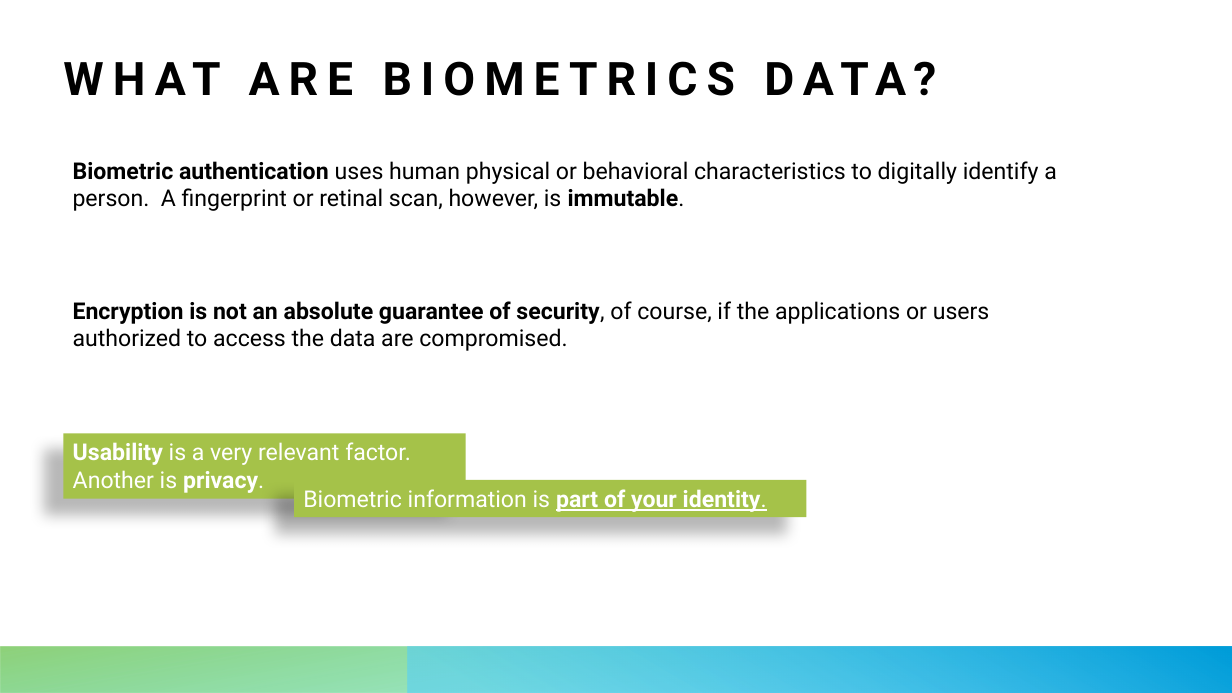
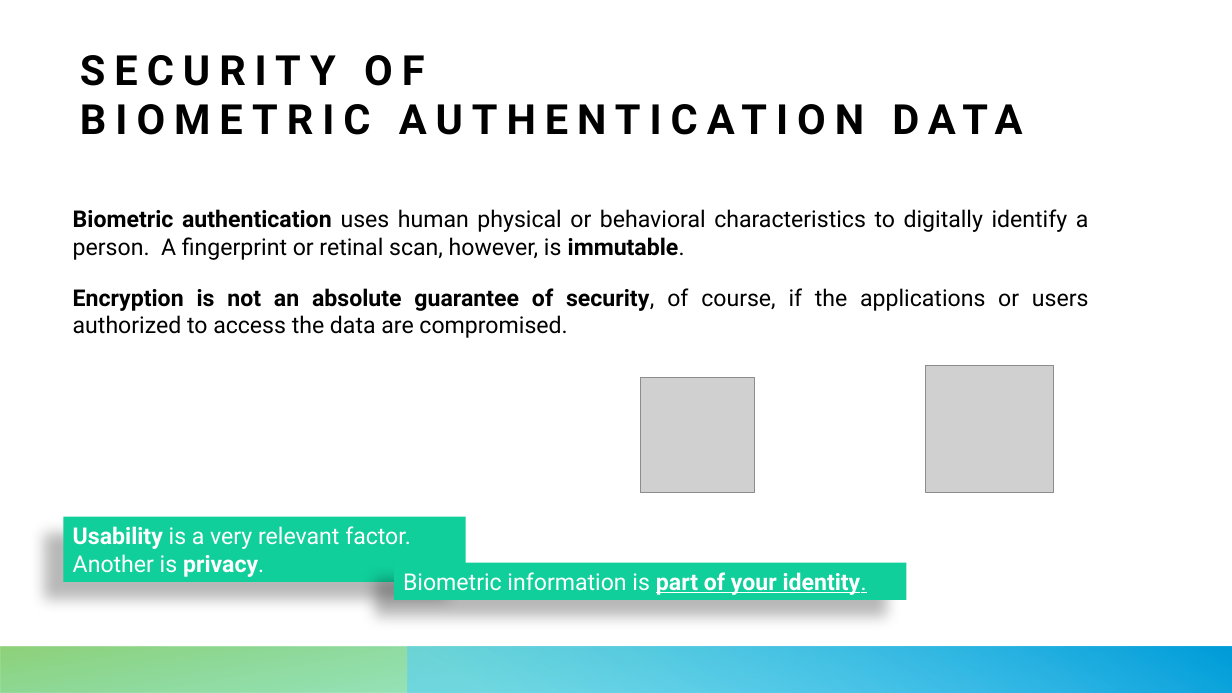
Before and after one commit to leonardopoggiani/Appunti, a slide deck: slide 5 of ComputerArchitecture/Presentazione/Presentazione_2.pptx (slide 3 before the commit). Drawn at 1232x693 pixels with LibreOffice and Linux fonts; fonts in the diff are those of the drawing; grey boxes stand for pictures. Boxes give left, top, right and bottom in pixels: in the first picture for what was removed or moved away, otherwise in the second. Text is boxed around its words. In the diff, an @@ line names an element or a change of style, - is before the commit and + after.

```diff
--- a/ComputerArchitecture/Presentazione/Presentazione_2.pptx
+++ b/ComputerArchitecture/Presentazione/Presentazione_2.pptx
@@ title at bbox=[80, 55, 424, 86]: text changed; size 36 to 32.4 pt @@
-WHAT ARE BIOMETRICS DATA?
+SECURITY OF
+BIOMETRIC AUTHENTICATION DATA
@@ text "Biometric authentication uses human physical ..." at bbox=[73, 209, 1089, 260]: alignment left to justified @@
@@ text "Biometric authentication uses human physical ...": place and size @@
-text "Biometric authentication uses human physical ..." at bbox=[73, 161, 1057, 211]
+text "Biometric authentication uses human physical ..." at bbox=[73, 209, 1089, 260]
@@ text "Encryption is not an absolute ...": place and size @@
-text "Encryption is not an absolute ..." at bbox=[73, 301, 990, 351]
+text "Encryption is not an absolute ..." at bbox=[73, 288, 1089, 338]
@@ text "Encryption is not an absolute ..." at bbox=[73, 288, 1089, 338]: alignment left to justified @@
@@ picture added at bbox=[640, 378, 755, 493] @@
@@ picture added at bbox=[926, 365, 1054, 493] @@
@@ rectangle "Usability is a very relevant ...": place and size @@
-rectangle "Usability is a very relevant ..." at bbox=[64, 433, 466, 499]
+rectangle "Usability is a very relevant ..." at bbox=[64, 517, 466, 582]
@@ rectangle "Usability is a very relevant ..." at bbox=[64, 517, 466, 582]: fill #A5C249 to #10CF9B @@
@@ rectangle "Biometric information is part of ..." at bbox=[394, 563, 907, 600]: fill #A5C249 to #10CF9B @@
@@ rectangle "Biometric information is part of ...": place and size @@
-rectangle "Biometric information is part of ..." at bbox=[294, 480, 807, 517]
+rectangle "Biometric information is part of ..." at bbox=[394, 563, 907, 600]
```
Also in this commit, not shown: 24 other slides changed, 9 slides added, 7 slides removed, 3 other files.
